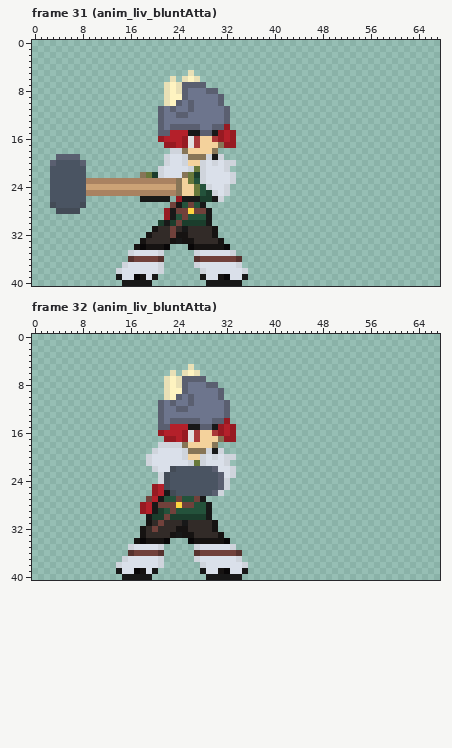
Two states of a pixel-art file, Assets/TCCHD2D/Art/Sprites/characters/Spr_Liv.aseprite. The picture above is the old version.
68x41 pixels, 65 frames. Colours within 5 levels of each other are drawn and written as one. Shown: frame 31 (anim_liv_bluntAtta), frame 32 (anim_liv_bluntAtta). The old version is drawn lined up with the new one. The commit also changed other frames, which this record leaves out.
After the commit:
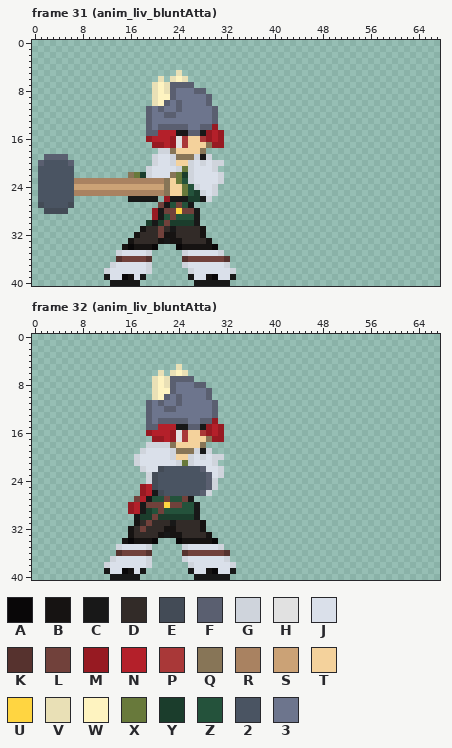
Palette (. is transparent): A #090708  B #161312  C #181818  D #322b28  E #434b56  F #5a5f70  G #cfd4dc  H #e1e1e1  J #dae0ea  K #56322e  L #71413b  M #971a22  N #b4202a  P #a93838  Q #877557  R #a98261  S #cba276  T #f4d29c  U #ffd541  V #e9e0b6  W #fef3c0  X #68793b  Y #1b3d2c  Z #24523b  2 #4a5462  3 #6d758d
Changes in this commit:
whole drawing moved by -2,+0 (the old picture is shown already moved)
--- frame 31 (anim_liv_bluntAtta)
@@ x 0..37 @@
  4 ......................................
- 5 ..........................V...........
- 6 .......................V.VWV..........
- 7 ......................VWVFFFF.........
- 8 ......................VWVF333FF.......
- 9 ......................VWWF33333F......
-10 ......................VWF3F3333F......
-11 .....................F3F33F33333F.....
-12 .....................F33FF333333F.....
-13 .....................F3333333333F.....
-14 .....................F3FFFFF33FFM.....
-15 .....................FFNNNCCFFCMNM....
-16 .....................MNNNMHPTTPMNM....
-17 ......................MMNMHPTTTQMM....
-18 .......................GGQTTTTQ.......
-19 ....FFFF..............GJJGQQQGCG......
-20 ...F2222F.............GJJGTTGJGJGG....
-21 ...222222............GJJJJGXGJJJG.....
-22 ...222222.........QXYGJJJQXYGJJJJG....
-23 ...222222RRRRRRRRRRRRRRRQTXZGJJJJG....
-24 ...222222SSSSSSSSSSSSSSSQTTXZGJJG.....
-25 ...222222RRRRRRRRRRRRRRRQTTXZYGJG.....
-26 ...222222.........CCCCC.MCCCYYCG......
-27 ...E2222E..............LCZLZC.........
-28 ....EEEE..............MCLLULLC........
-29 ......................MCZLZZZC........
-30 .....................YCYLYYYYC........
-31 ....................BDDLDCDDDDB.......
-32 ...................BDDDLBBDDDDB.......
-33 ..................BDDDDBCBBDDDDB......
-34 .................BABBBA...ABBBBBA.....
-35 ................GJJJJG.....GJJJJJG....
-36 ................KLLLLK.....KLLLLLLK...
-37 ...............GJJJJJG.....GJJJJJJG...
-38 ..............GJJJJJJG......GJJJJJJG..
-39 ..............CJJABJC.......CJJBAJJC..
-40 ...............CCCCC.........CCCCCC...
+ 5 ........................V.............
+ 6 .....................V.VWV............
+ 7 ....................VWVFFFF...........
+ 8 ....................VWVF333FF.........
+ 9 ....................VWWF33333F........
+10 ....................VWF3F3333F........
+11 ...................F3F33F33333F.......
+12 ...................F33FF333333F.......
+13 ...................F3333333333F.......
+14 ...................F3FFFFF33FFM.......
+15 ...................FFNNNCCFFCMNM......
+16 ...................MNNNMHPTTPMNM......
+17 ....................MMNMHPTTTQMM......
+18 .....................GGQTTTTQ.........
+19 ..FFFF..............GJJGQQQGCG........
+20 .F2222F.............GJJGTTGJGJGG......
+21 .222222............GJJJJGXGJJJG.......
+22 .222222.........QXYGJJJQXYGJJJJG......
+23 .222222RRRRRRRRRRRRRRRQTXZGJJJJG......
+24 .222222SSSSSSSSSSSSSSSQTTXZGJJG.......
+25 .222222RRRRRRRRRRRRRRRQTTXZYGJG.......
+26 .222222.........CCCCC.MCCCYYCG........
+27 .E2222E..............LCZLZC...........
+28 ..EEEE..............MCLLULLC..........
+29 ....................MCZLZZZC..........
+30 ...................YCYLYYYYC..........
+31 ..................BDDLDCDDDDB.........
+32 .................BDDDLBBDDDDB.........
+33 ................BDDDDBCBBDDDDB........
+34 ...............BABBBA...ABBBBBA.......
+35 ..............GJJJJG.....GJJJJJG......
+36 ..............KLLLLK.....KLLLLLLK.....
+37 .............GJJJJJG.....GJJJJJJG.....
+38 ............GJJJJJJG......GJJJJJJG....
+39 ............CJJABJC.......CJJBAJJC....
+40 .............CCCCC.........CCCCCC.....
--- frame 32 (anim_liv_bluntAtta)
@@ x 10..37 @@
  4 ............................
- 5 ................V...........
- 6 .............V.VWV..........
- 7 ............VWVFFFF.........
- 8 ............VWVF333FF.......
- 9 ............VWWF33333F......
-10 ............VWF3F3333F......
-11 ...........F3F33F33333F.....
-12 ...........F33FF333333F.....
-13 ...........F3333333333F.....
-14 ...........F3FFFFF33FFM.....
-15 ...........FFNNNCCFFCMNM....
-16 ...........MNNNMHPTTPMNM....
-17 ............MMNMHPTTTQMM....
-18 ...........GGGGQTTTTQ.......
-19 ..........GJJJJGQQQGCG......
-20 .........GJJJJJGTTGJGJGG....
-21 .........GJJJJJJGXGJJJG.....
-22 ..........GJJE222222FJJG....
-23 ...........GE22222222FJG....
-24 ...........GE22222222FG.....
-25 ..........MNE22222222FG.....
-26 ..........MNCE222222FG......
-27 .........LNCZZLZZLC.........
-28 ........MNCLLLULLZZC........
-29 ........MNCYZLZZZZZC........
-30 .........CYYLYYYYYYC........
-31 .........BDLDDDCDDDDB.......
-32 ........BDLDDDBBDDDDB.......
-33 ........BDDDDBCBBDDDDB......
-34 .......BABBBA...ABBBBBA.....
-35 ......GJJJJG.....GJJJJJG....
-36 ......KLLLLK.....KLLLLLLK...
-37 .....GJJJJJG.....GJJJJJJG...
-38 ....GJJJJJJG......GJJJJJJG..
-39 ....CJJABJC.......CJJBAJJC..
-40 .....CCCCC.........CCCCCC...
+ 5 ..............V.............
+ 6 ...........V.VWV............
+ 7 ..........VWVFFFF...........
+ 8 ..........VWVF333FF.........
+ 9 ..........VWWF33333F........
+10 ..........VWF3F3333F........
+11 .........F3F33F33333F.......
+12 .........F33FF333333F.......
+13 .........F3333333333F.......
+14 .........F3FFFFF33FFM.......
+15 .........FFNNNCCFFCMNM......
+16 .........MNNNMHPTTPMNM......
+17 ..........MMNMHPTTTQMM......
+18 .........GGGGQTTTTQ.........
+19 ........GJJJJGQQQGCG........
+20 .......GJJJJJGTTGJGJGG......
+21 .......GJJJJJJGXGJJJG.......
+22 ........GJJE222222FJJG......
+23 .........GE22222222FJG......
+24 .........GE22222222FG.......
+25 ........MNE22222222FG.......
+26 ........MNCE222222FG........
+27 .......LNCZZLZZLC...........
+28 ......MNCLLLULLZZC..........
+29 ......MNCYZLZZZZZC..........
+30 .......CYYLYYYYYYC..........
+31 .......BDLDDDCDDDDB.........
+32 ......BDLDDDBBDDDDB.........
+33 ......BDDDDBCBBDDDDB........
+34 .....BABBBA...ABBBBBA.......
+35 ....GJJJJG.....GJJJJJG......
+36 ....KLLLLK.....KLLLLLLK.....
+37 ...GJJJJJG.....GJJJJJJG.....
+38 ..GJJJJJJG......GJJJJJJG....
+39 ..CJJABJC.......CJJBAJJC....
+40 ...CCCCC.........CCCCCC.....
Changed places in both pictures, as pixel boxes (x1, y1, x2, y2):
changed: (104, 70, 248, 286)
changed: (38, 154, 86, 214)
changed: (104, 364, 248, 580)
